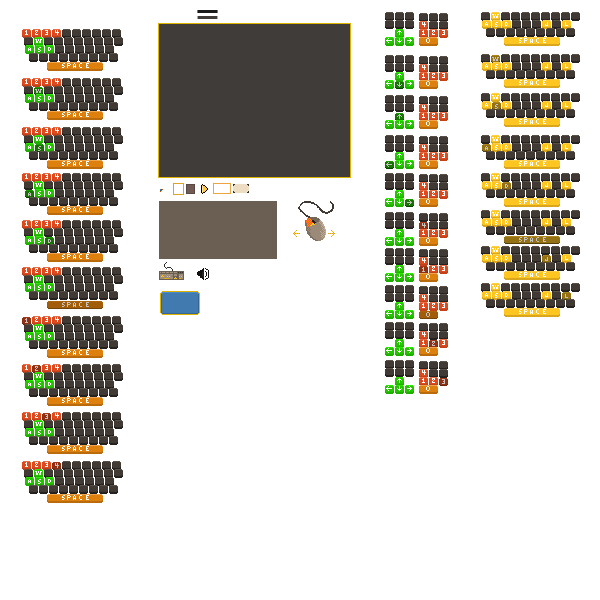
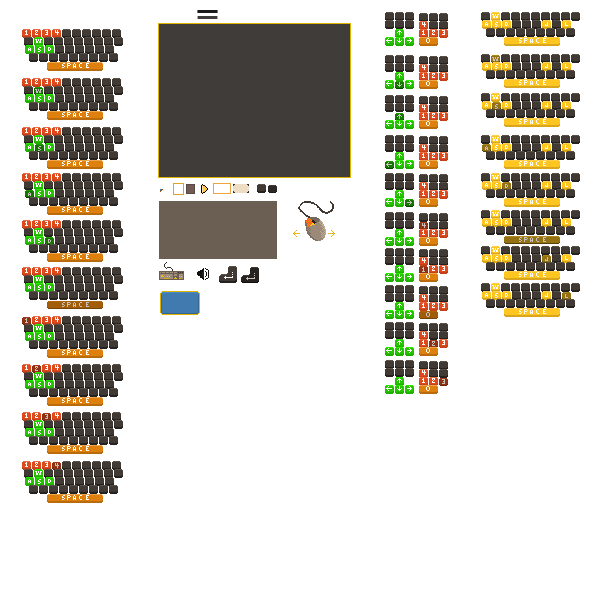
Layer changes from the first 600 x 600 image to the second:
added layer "Key - Clicked" above "Key - No Clicked" over (268, 185, 277, 193)
added layer "Key - No Clicked" above "Keyboard - W Clicked" over (257, 184, 266, 193)
added layer "Enter Key Clicked Icon" in group "Two Players" over (241, 267, 259, 283)
added layer "Enter Key Icon" in group "Two Players" over (219, 266, 237, 283)
